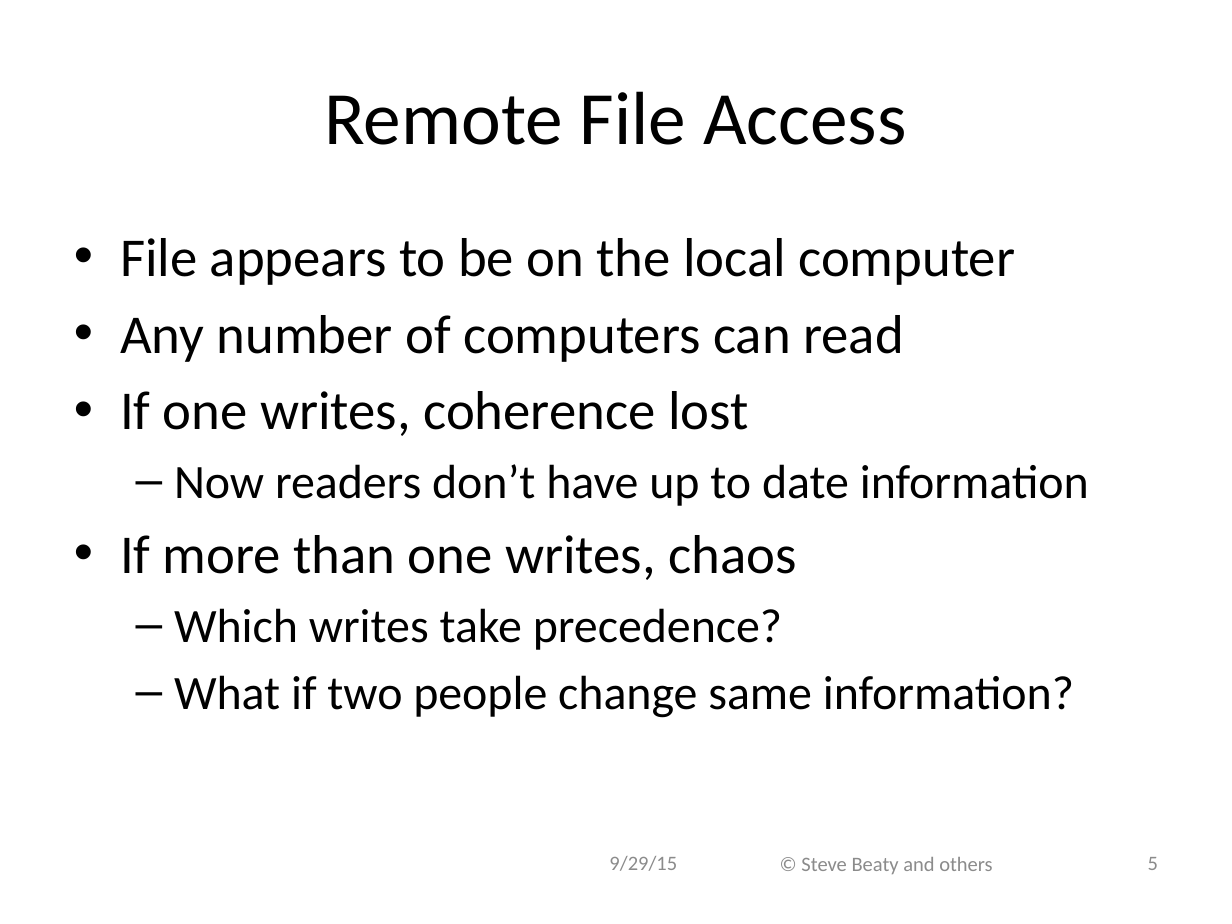
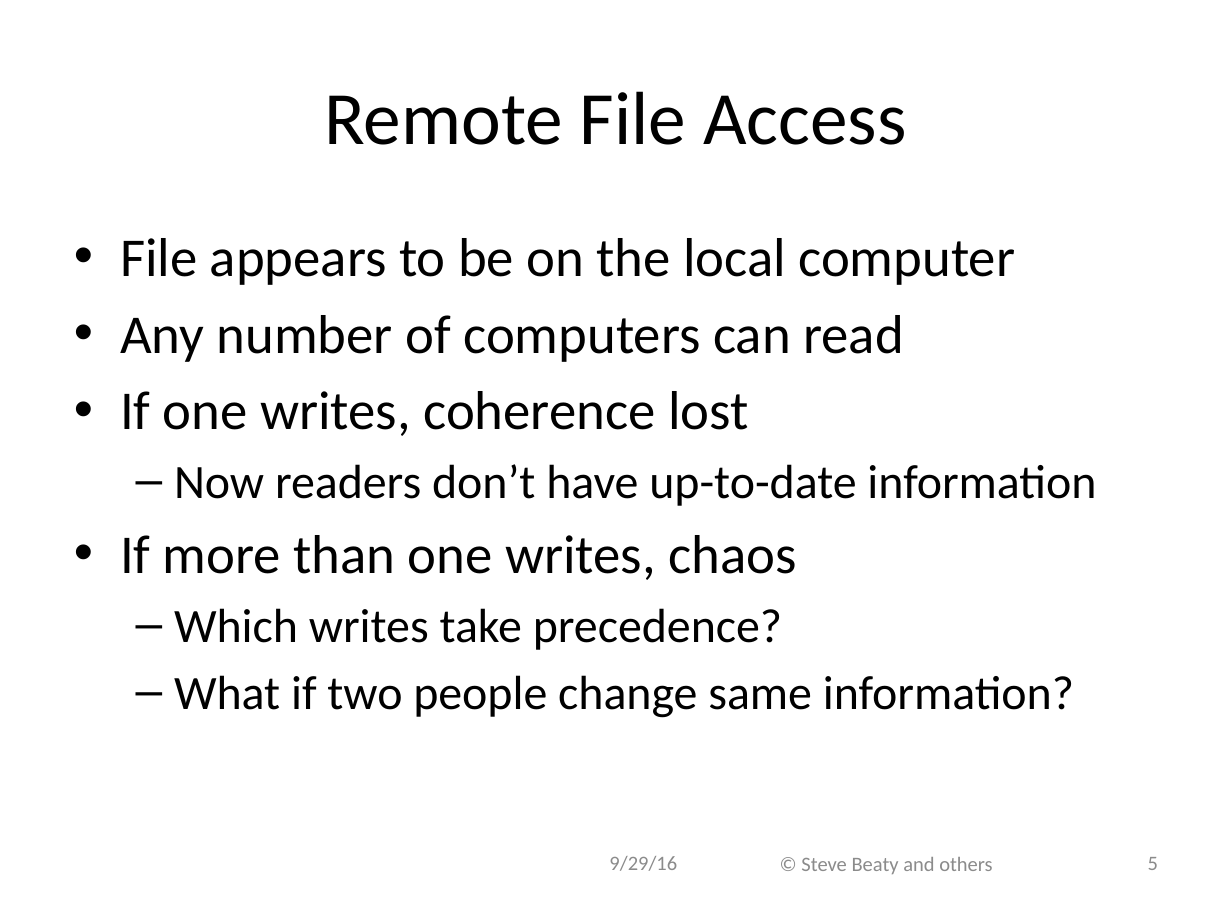
Before and after one commit to ivogeorg/cs1030, a slide deck: slide 5 of slides-steve/Chapter 10.pptx. Drawn at 1232x924 pixels with LibreOffice and Linux fonts; fonts in the diff are those of the drawing; background and template pictures are left out. Boxes give left, top, right and bottom in pixels: in the first picture for what was removed or moved away, otherwise in the second. Text is boxed around its words. In the diff, an @@ line names an element or a change of style, - is before the commit and + after.

```diff
--- a/slides-steve/Chapter 10.pptx
+++ b/slides-steve/Chapter 10.pptx
@@ text at [174,464,1096,506]: text changed @@
-  – Now readers don’t have up to date information
+  – Now readers don’t have up-to-date information
@@ text at [609,856,677,871]: text changed @@
-9/29/15
+9/29/16
```
Also in this commit, not shown: 40 other slides changed, 1 other file.
